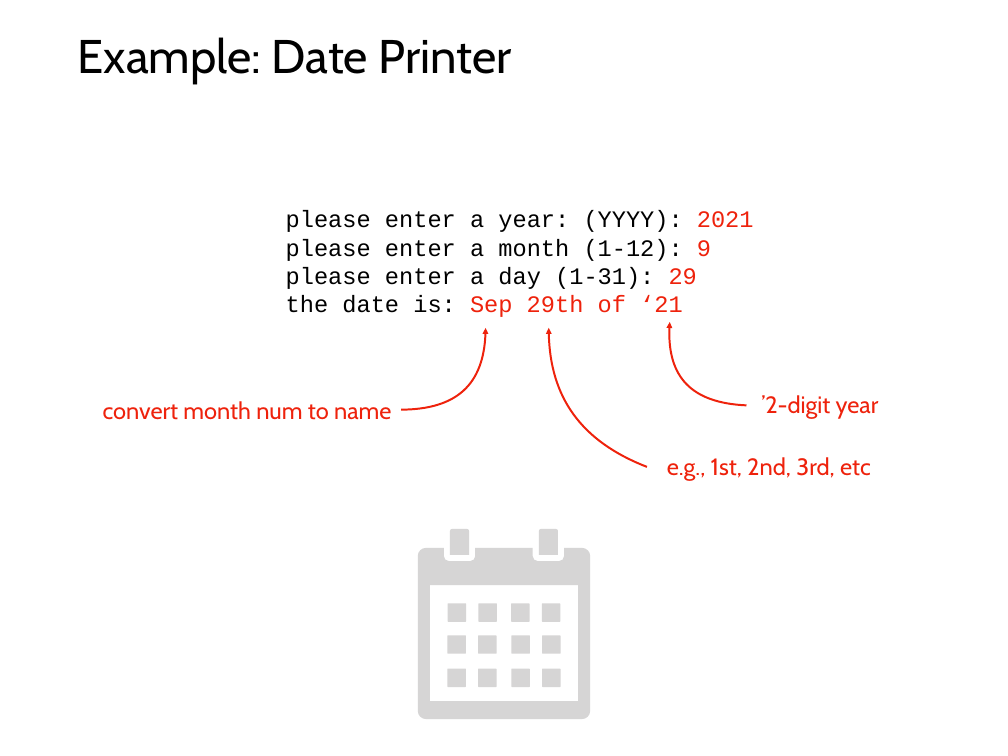
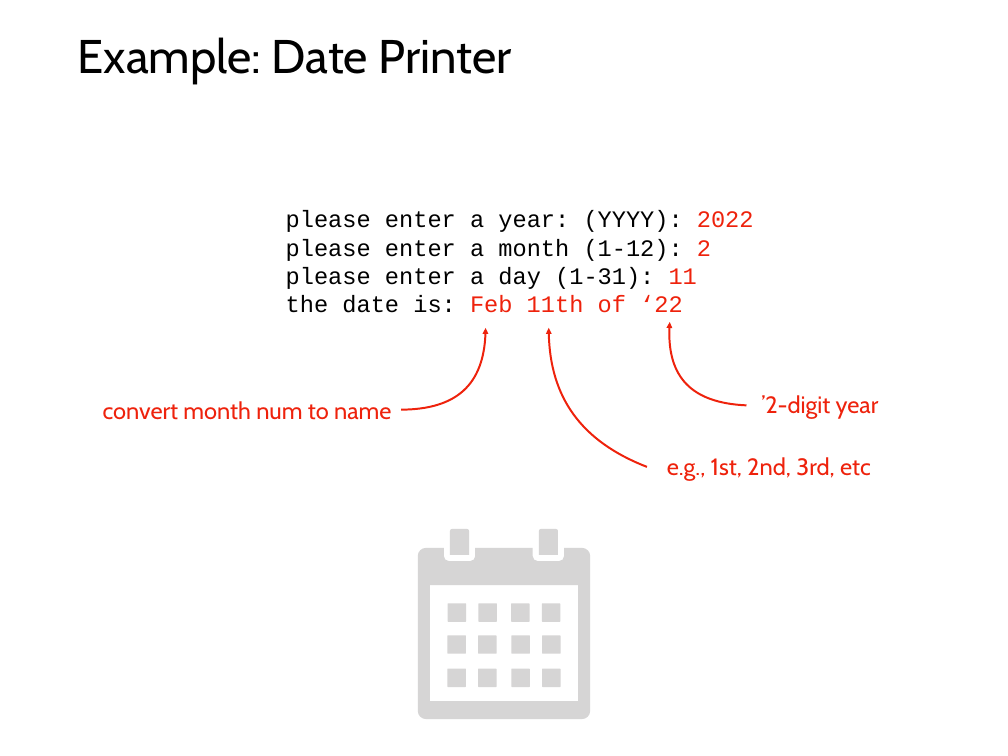
Before and after one commit to tylerharter/caraza-harter-com, a slide deck: slide 48 of tyler/meena/cs220/s22/materials/lecture_ppts/lec_08_S22.ppt (slide 38 before the commit). Drawn at 1008x756 pixels with LibreOffice and Linux fonts; fonts in the diff are those of the drawing. Boxes give left, top, right and bottom in pixels: in the first picture for what was removed or moved away, otherwise in the second. Text is boxed around its words. In the diff, an @@ line names an element or a change of style, - is before the commit and + after.

Commit message:
Updating lec 8 slides

```diff
--- a/tyler/meena/cs220/s22/materials/lecture_ppts/lec_08_S22.ppt
+++ b/tyler/meena/cs220/s22/materials/lecture_ppts/lec_08_S22.ppt
@@ text at box(286, 210, 754, 313): text changed @@
-please enter a year: (YYYY): 2021
-please enter a month (1-12): 9
-please enter a day (1-31): 29
-the date is: Sep 29th of ‘21
+please enter a year: (YYYY): 2022
+please enter a month (1-12): 2
+please enter a day (1-31): 11
+the date is: Feb 11th of ‘22
```
Also in this commit, not shown: 3 other slides changed, 10 slides added, 1 slide removed, 1 other file.
